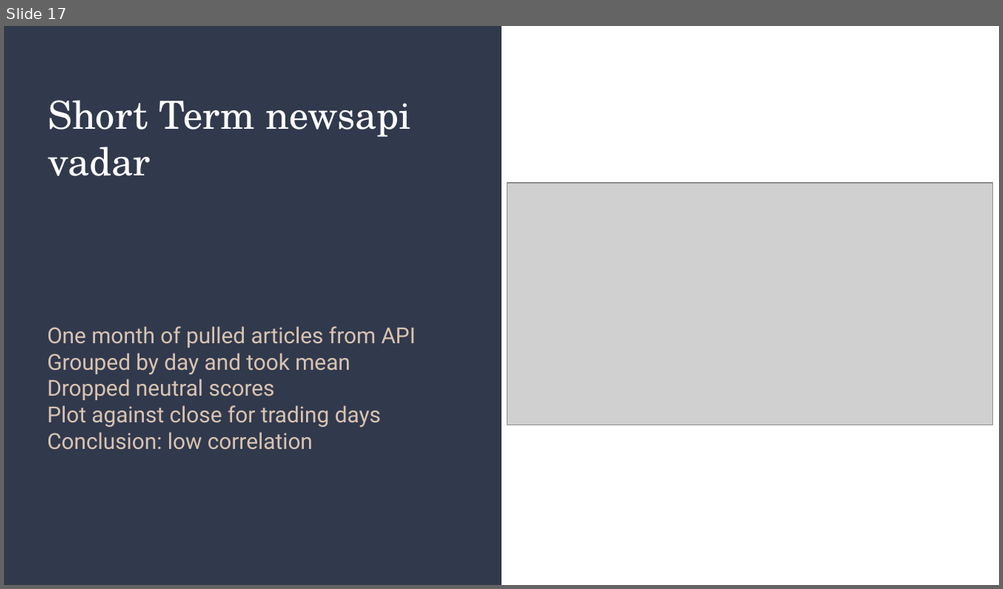
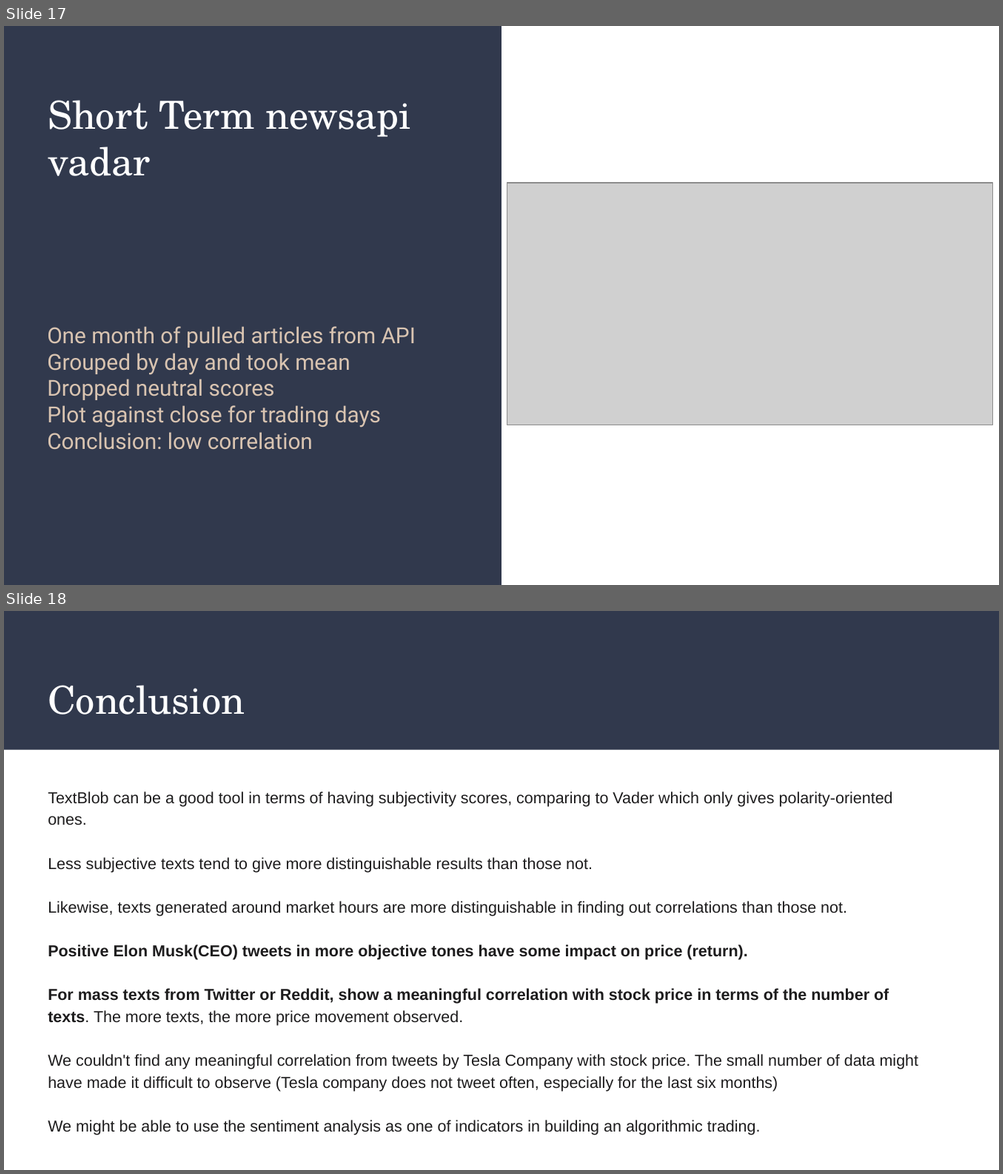
Before and after one commit to coolwonny/SNS-sentiment-and-stock-price-movement, a slide deck: Project_Presentation.pptx. Shown one above the other, each under a label of ours: slide 17 before the commit, slides 17 and 18 after it. The pictures are 1003x589 and 1003x1174 pixels, drawn with LibreOffice and Linux fonts; fonts in the diff are those of the drawing; grey boxes stand for pictures. Boxes give left, top, right and bottom in pixels: in the first picture for what was removed or moved away, otherwise in the second. Text is boxed around its words. In the diff, an @@ line names an element or a change of style, - is before the commit and + after.

```diff
--- a/Project_Presentation.pptx
+++ b/Project_Presentation.pptx
@@ slide 18 added at (x1=4, y1=611, x2=999, y2=1170), background #FFFFFF @@
@@ rectangle added at (x1=4, y1=611, x2=999, y2=750), fill #31394D @@
@@ title added at (x1=48, y1=685, x2=244, y2=715), 28 pt, text #FFFFFF @@
+Conclusion
@@ text added at (x1=48, y1=792, x2=919, y2=1136), 11.5 pt, text #1D1C1D @@
+TextBlob can be a good tool in terms of having subjectivity scores, comparing to Vader which only gives polarity-oriented ones.
+Less subjective texts tend to give more distinguishable results than those not.
+Likewise, texts generated around market hours are more distinguishable in finding out correlations than those not.
+Positive Elon Musk(CEO) tweets in more objective tones have some impact on price (return).
+For mass texts from Twitter or Reddit, show a meaningful correlation with stock price in terms of the number of texts. The more texts, the more price movement observed.
+We couldn't find any meaningful correlation from tweets by Tesla Company with stock price. The small number of data might have made it difficult to observe (Tesla company does not tweet often, especially for the last six months)
+We might be able to use the sentiment analysis as one of indicators in building an algorithmic trading.
```
Also in this commit, not shown: 7 slides changed, 2 other slides added, 3 slides removed.
